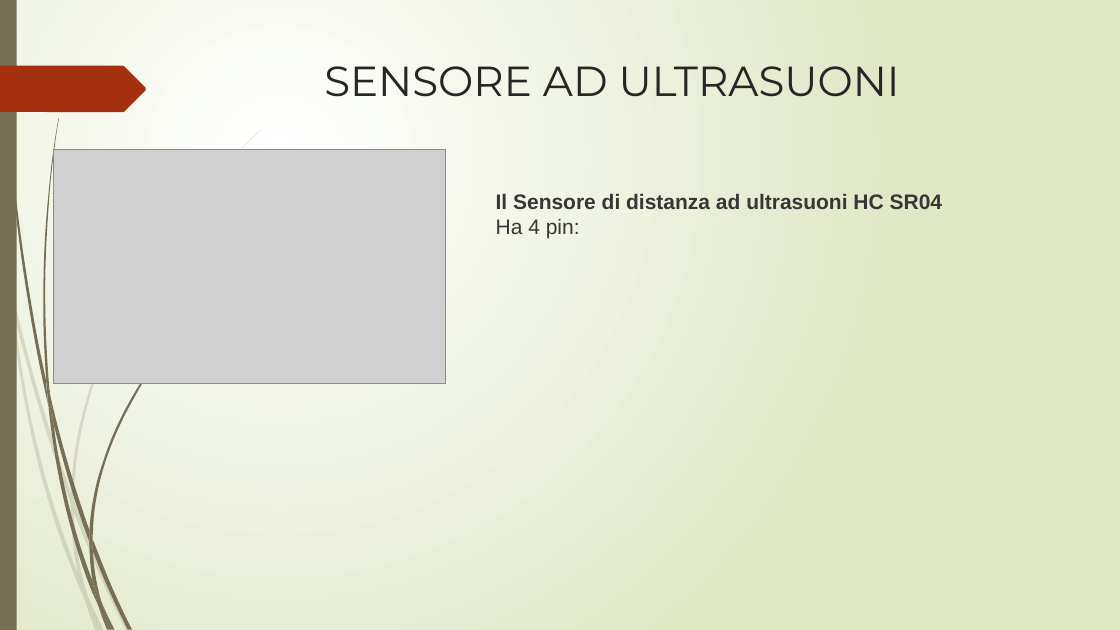
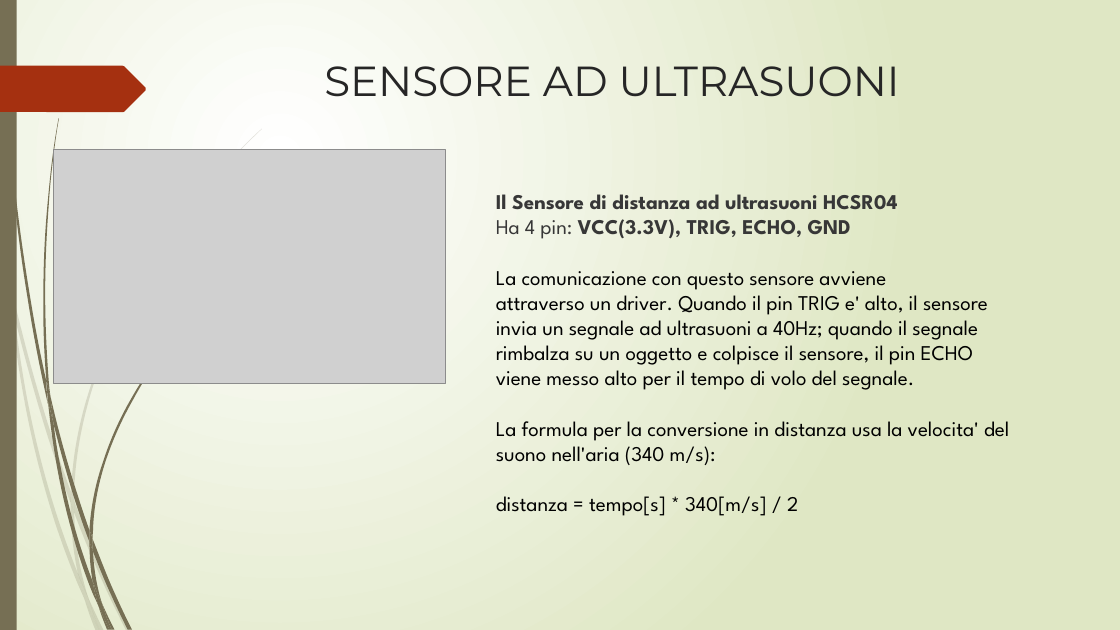
Before and after one commit to goldeneas/potxii, a slide deck: slide 4 of docs/Smart Garden.pptx. Drawn at 1120x630 pixels with LibreOffice and Linux fonts; fonts in the diff are those of the drawing; grey boxes stand for pictures. Boxes give left, top, right and bottom in pixels: in the first picture for what was removed or moved away, otherwise in the second. Text is boxed around its words. In the diff, an @@ line names an element or a change of style, - is before the commit and + after.

Commit message:
feat: added pump, hcsr04 to powerpoint

```diff
--- a/docs/Smart Garden.pptx
+++ b/docs/Smart Garden.pptx
@@ text at [496, 194, 1009, 516]: text changed; font Arial to League Spartan; text colour #373737 to #000000; bold off @@
-Il Sensore di distanza ad ultrasuoni HC SR04
-Ha 4 pin:
+Il Sensore di distanza ad ultrasuoni HCSR04
+Ha 4 pin: VCC(3.3V), TRIG, ECHO, GND
+La comunicazione con questo sensore avviene
+attraverso un driver. Quando il pin TRIG e' alto, il sensore invia un segnale ad ultrasuoni a 40Hz; quando il segnale rimbalza su un oggetto e colpisce il sensore, il pin ECHO viene messo alto per il tempo di volo del segnale.
+La formula per la conversione in distanza usa la velocita' del suono nell'aria (340 m/s):
+distanza = tempo[s] * 340[m/s] / 2
```
Also in this commit, not shown: 1 slide added, 1 slide removed.
